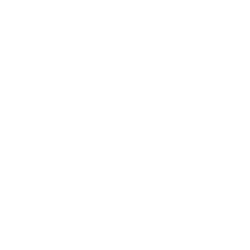
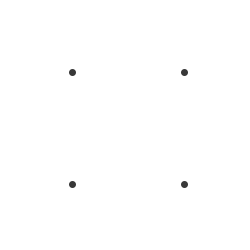
Two versions of the same layered image (w=250, h=250). Layer-by-layer changes:
added group "Группа 1" with 4 layers above "Группа 2" over [69, 69, 188, 188]
added layer "Эллипс 1 копия 7" in group "Группа 1" over [181, 181, 188, 188]
added layer "Эллипс 1 копия 6" in group "Группа 1" over [69, 181, 76, 188]
added layer "Эллипс 1 копия 5" in group "Группа 1" over [181, 69, 188, 76]
added layer "Эллипс 1 копия 4" in group "Группа 1" over [69, 69, 76, 76]
added group "Группа 2" with 4 layers above "Фигура 1 копия 3" over [69, 69, 188, 188]
moved "Эллипс 1 копия 3" into group "Группа 2" over [181, 181, 188, 188]
moved "Эллипс 1 копия 2" into group "Группа 2" over [69, 181, 76, 188]
moved "Эллипс 1 копия" into group "Группа 2" over [181, 69, 188, 76]
moved "Эллипс 1" into group "Группа 2" over [69, 69, 76, 76]
